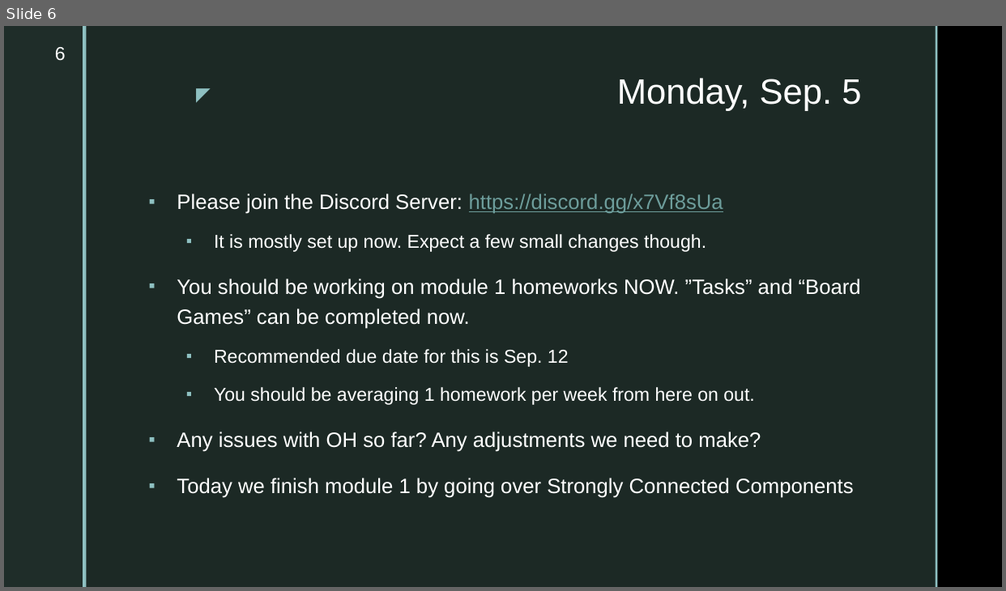
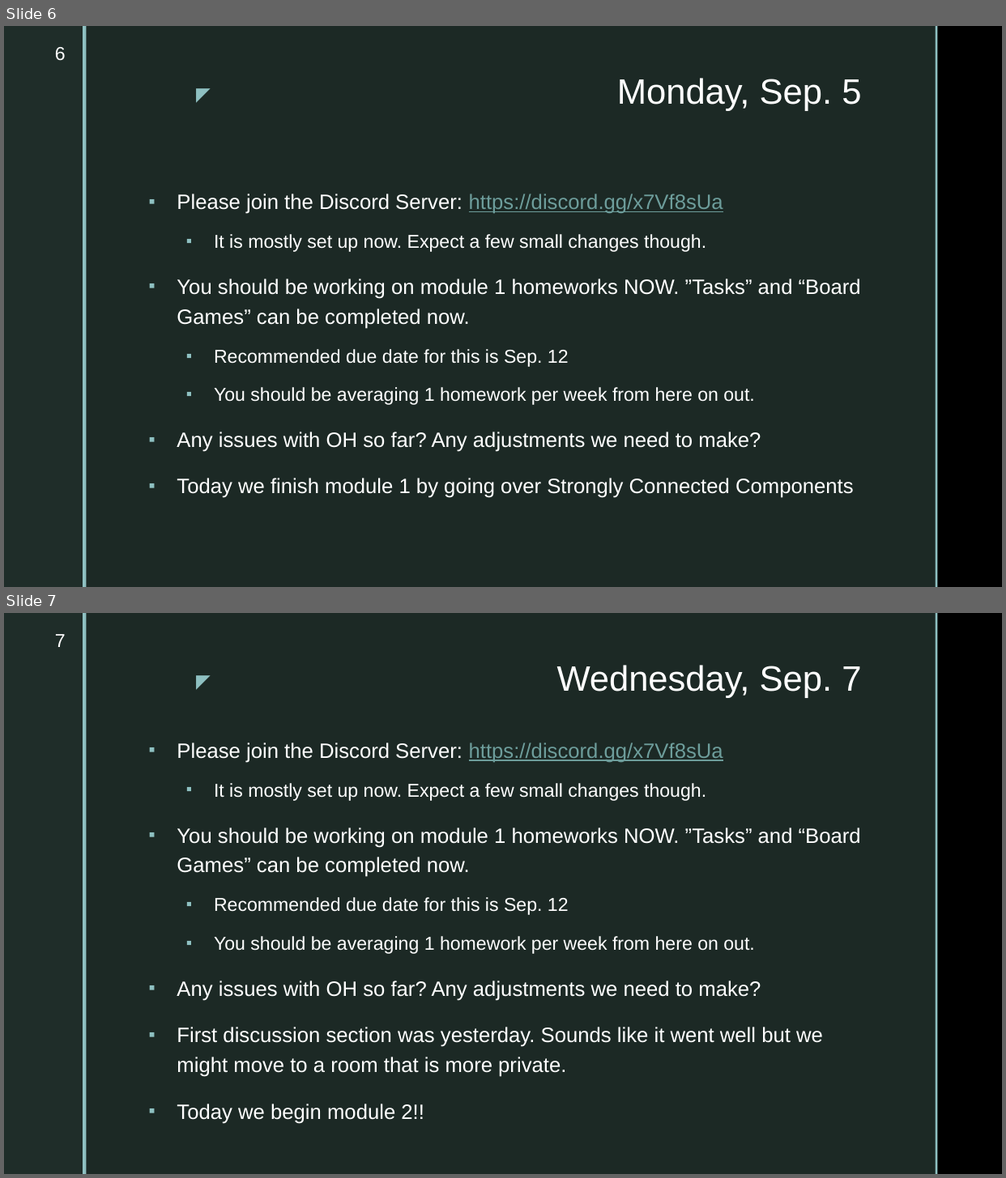
Before and after one commit to markfloryan/dsa2, a slide deck: slides/dailyannouncements.pptx. Shown one above the other, each under a label of ours: slide 6 before the commit, slides 6 and 7 after it. The pictures are 1006x591 and 1006x1178 pixels, drawn with LibreOffice and Linux fonts; fonts in the diff are those of the drawing; background and template pictures are left out. Boxes give left, top, right and bottom in pixels: in the first picture for what was removed or moved away, otherwise in the second. Text is boxed around its words. In the diff, an @@ line names an element or a change of style, - is before the commit and + after.

Commit message:
small slide fixes

```diff
--- a/slides/dailyannouncements.pptx
+++ b/slides/dailyannouncements.pptx
@@ slide 7 added at box(4, 613, 1002, 1174), background picture (left out); not listed: 5 template elements that a slide beside it also shows @@
@@ page number added at box(55, 634, 66, 647), 18 pt, text #FFFFFF @@
+7
@@ title added at box(557, 665, 861, 698), 34 pt, text #FFFFFF @@
+Wednesday, Sep. 7
@@ text added at box(177, 743, 861, 1124), 20 pt, text #FFFFFF @@
+▪ Please join the Discord Server: https://discord.gg/x7Vf8sUa
+  ▪ It is mostly set up now. Expect a few small changes though.
+▪ You should be working on module 1 homeworks NOW. ”Tasks” and “Board Games” can be completed now.
+  ▪ Recommended due date for this is Sep. 12
+  ▪ You should be averaging 1 homework per week from here on out.
+▪ Any issues with OH so far? Any adjustments we need to make?
+▪ First discussion section was yesterday. Sounds like it went well but we might move to a room that is more private.
+▪ Today we begin module 2!!
```
Also in this commit, not shown: 3 other files.
